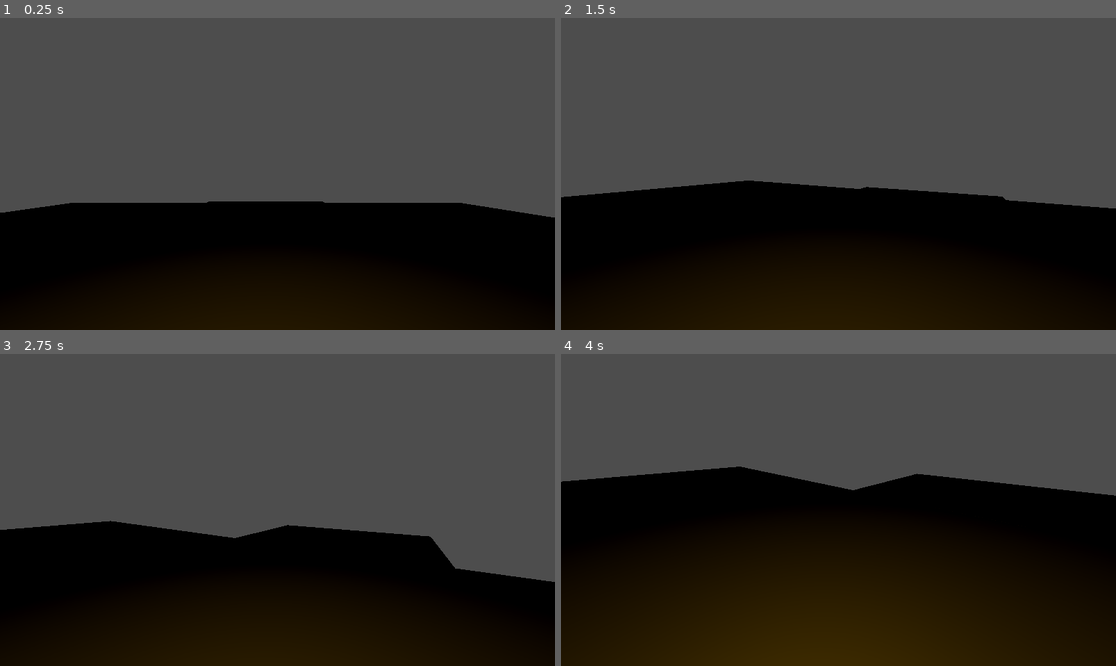
Above: before the commit, frames 1-4 (two rows, left to right).
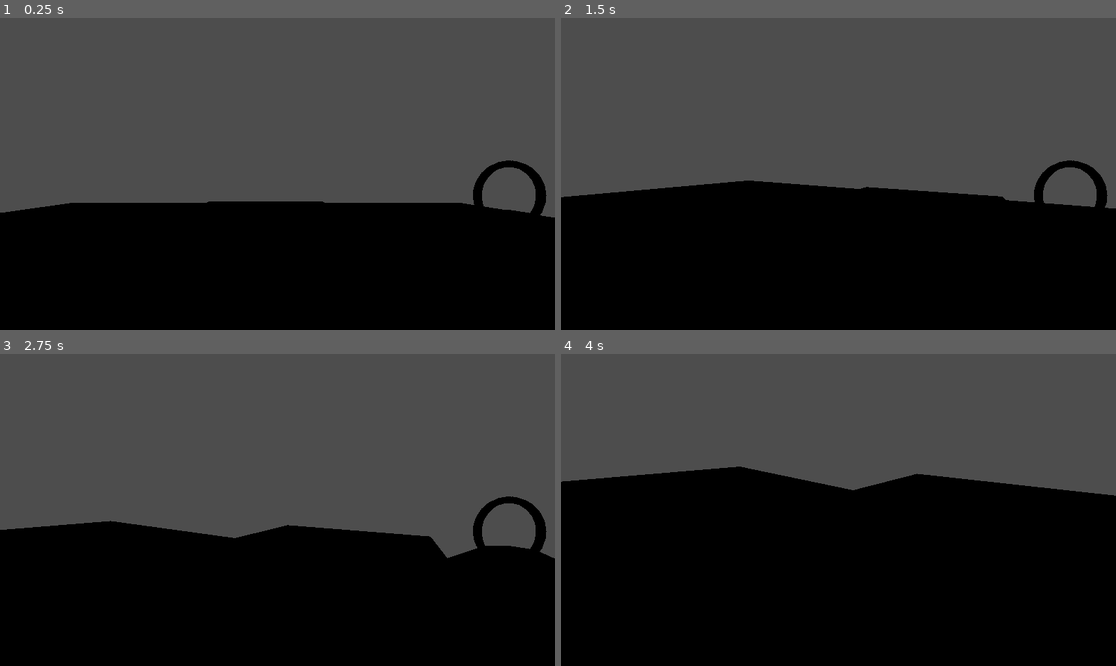
Above: after the commit, the same moments.

Repository: yawutheawu/CodingProjects
Game: Godot game, scene res://Scenes/HorrorHouse.tscn
The game is run twice, just before and just after one commit, with the same random seed, the same clock (stepped at 60 frames per second) and the same inputs.
Inputs (mouse positions are in pixels of both pictures, inside the frame that each line leads up to):
- Up to frame 1 (0.25 s): no input
- Up to frame 2 (1.5 s): tap Enter (ui_accept) at 0.5, 0.77 s; move the mouse to (960, 158) at 0.52 s; hold Right (ui_right) 0.53-1.28 s; tap Middle mouse button (mouse_middle) at 0.6, 1.35 s; move the mouse to (810, 174) at 1.27 s; hold Up (ui_up) from 1.28 s (still down)
- Up to frame 3 (2.75 s): tap Enter (ui_accept) at 1.52 s; move the mouse to (333, 441) at 2.02 s; release Up (ui_up) at 2.03 s; hold Right (ui_right) from 2.03 s (still down); tap Middle mouse button (mouse_middle) at 2.1 s
- Up to frame 4 (4 s): move the mouse to (832, 516) at 2.77 s; release Right (ui_right) at 2.78 s; hold Up (ui_up) 2.78-3.53 s; tap Middle mouse button (mouse_middle) at 2.85, 3.6 s; tap Enter (ui_accept) at 3.02, 3.77 s; move the mouse to (1005, 556) at 3.52 s; hold Left (ui_left) from 3.53 s (still down)

The runs differ from the first frame. In frame 1, 6.0% of the frame differs, in the area x 16-99%, y 45-100%; in frame 2, 10%; in frame 3, 11%; in frame 4, 29%, in the area x 0-100%, y 61-100%.

Commit message:
This commit was pushed automatically to CodingProjects (Not the best idea)

Diff:
--- /dev/null
+++ b/Gamedev Projects/Godot/horror-game/Assets/Fire/Shaders/fire.tres
@@ -0,0 +1,49 @@
+[gd_resource type="VisualShader" load_steps=4 format=3 uid="uid://drcbdl7biglvc"]
+
+[sub_resource type="VisualShaderNodeTexture2DParameter" id="VisualShaderNodeTexture2DParameter_ea6wi"]
+parameter_name = "Texture2DParameter"
+
+[sub_resource type="VisualShaderNodeTexture" id="VisualShaderNodeTexture_edm1a"]
+source = 5
+
+[sub_resource type="VisualShaderNodeVectorDecompose" id="VisualShaderNodeVectorDecompose_xu4h6"]
+default_input_values = [0, Quaternion(0, 0, 0, 0)]
+op_type = 2
+
+[resource]
+code = "shader_type spatial;
+render_mode blend_mix, depth_draw_opaque, cull_back, diffuse_lambert, specular_schlick_ggx;
+
+uniform sampler2D Texture2DParameter;
+
+
+
+void fragment() {
+	vec4 n_out3p0;
+// Texture2D:3
+	n_out3p0 = texture(Texture2DParameter, UV);
+
+
+// VectorDecompose:4
+	float n_out4p0 = n_out3p0.x;
+	float n_out4p1 = n_out3p0.y;
+	float n_out4p2 = n_out3p0.z;
+	float n_out4p3 = n_out3p0.w;
+
+
+// Output:0
+	ALBEDO = vec3(n_out3p0.xyz);
+	ALPHA = n_out4p3;
+
+
+}
+"
+graph_offset = Vector2(-173.866, 31.7793)
+nodes/fragment/0/position = Vector2(700, 120)
+nodes/fragment/2/node = SubResource("VisualShaderNodeTexture2DParameter_ea6wi")
+nodes/fragment/2/position = Vector2(-540, 200)
+nodes/fragment/3/node = SubResource("VisualShaderNodeTexture_edm1a")
+nodes/fragment/3/position = Vector2(-160, 400)
+nodes/fragment/4/node = SubResource("VisualShaderNodeVectorDecompose_xu4h6")
+nodes/fragment/4/position = Vector2(160, 520)
+nodes/fragment/connections = PackedInt32Array(2, 0, 3, 2, 3, 0, 0, 0, 3, 0, 4, 0, 4, 3, 0, 1)
--- /dev/null
+++ b/Gamedev Projects/Godot/horror-game/Assets/Lantern/Textures/FlameHolder.tres
@@ -0,0 +1,5 @@
+[gd_resource type="StandardMaterial3D" format=3 uid="uid://dj03ap554jj5i"]
+
+[resource]
+albedo_color = Color(0, 0, 0, 1)
+roughness = 0.75
--- /dev/null
+++ b/Gamedev Projects/Godot/horror-game/Assets/Lantern/Textures/Iron.tres
@@ -0,0 +1,6 @@
+[gd_resource type="StandardMaterial3D" format=3 uid="uid://d3d3x0ujbf6gj"]
+
+[resource]
+albedo_color = Color(0.385493, 0.385493, 0.385492, 1)
+metallic = 1.0
+roughness = 0.45
--- /dev/null
+++ b/Gamedev Projects/Godot/horror-game/Assets/Lantern/Textures/LaqueredWood.tres
@@ -0,0 +1,5 @@
+[gd_resource type="StandardMaterial3D" format=3 uid="uid://dtx8dj6on0gdf"]
+
+[resource]
+albedo_color = Color(0.0779928, 0.0308285, 0.00415543, 1)
+roughness = 0.65
--- /dev/null
+++ b/Gamedev Projects/Godot/horror-game/Assets/Lantern/Textures/Wood.tres
@@ -0,0 +1,5 @@
+[gd_resource type="StandardMaterial3D" format=3 uid="uid://ccx3nnltjnuby"]
+
+[resource]
+albedo_color = Color(0.3327, 0.236471, 0.0624839, 1)
+roughness = 0.85
--- a/Gamedev Projects/Godot/horror-game/Scenes/HorrorHouse.tscn
+++ b/Gamedev Projects/Godot/horror-game/Scenes/HorrorHouse.tscn
@@ -1,6 +1,7 @@
-[gd_scene load_steps=4 format=3 uid="uid://bvhxyn70ou5jr"]
+[gd_scene load_steps=5 format=3 uid="uid://bvhxyn70ou5jr"]
 
 [ext_resource type="PackedScene" uid="uid://y3y1thfwslg5" path="res://Scenes/player.tscn" id="1_xahn0"]
+[ext_resource type="PackedScene" uid="uid://caqpwtsqj6w0t" path="res://Scenes/lantern.tscn" id="2_4uyje"]
 
 [sub_resource type="ConcavePolygonShape3D" id="ConcavePolygonShape3D_xahn0"]
 data = PackedVector3Array(-10, -0.05, 10, -10, -0.05, -10, -10, 0.05, -10, 10, -0.05, -10, -10, -0.05, -10, -10, -0.05, …(464 unchanged characters)…
@@ -66,17 +67,7 @@
 [node name="Player" parent="." instance=ExtResource("1_xahn0")]
 transform = Transform3D(1, 0, 0, 0, 1, 0, 0, 0, 1, 0.182227, 1.04873, -0.00328255)
 
-[node name="OmniLight3D" type="OmniLight3D" parent="Player"]
-transform = Transform3D(1, 0, 0, 0, 1, 0, 0, 0, 1, -0.111279, 0.131399, -0.429959)
-light_color = Color(0.738623, 0.54482, 0.0792085, 1)
-light_energy = 0.51
-light_indirect_energy = 2.469
-light_volumetric_fog_energy = 16.0
-shadow_enabled = true
-shadow_bias = 0.0
-shadow_transmittance_bias = 4.621
-shadow_opacity = 0.76
-shadow_blur = 5.65
-distance_fade_shadow = 0.0
+[node name="Lantern" parent="Player" instance=ExtResource("2_4uyje")]
+transform = Transform3D(-4.37114e-08, 0, 1, 0, 1, 0, -1, 0, -4.37114e-08, 0.368886, 0.312718, -0.585466)
 
 [node name="Lighting" type="Node" parent="."]
--- /dev/null
+++ b/Gamedev Projects/Godot/horror-game/Scenes/lantern.tscn
@@ -0,0 +1,57 @@
+[gd_scene load_steps=10 format=3 uid="uid://caqpwtsqj6w0t"]
+
+[ext_resource type="ArrayMesh" uid="uid://d137n1ast0y8e" path="res://Assets/Lantern/Lantern_Body.obj" id="1_q5ajm"]
+[ext_resource type="Material" uid="uid://dj03ap554jj5i" path="res://Assets/Lantern/Textures/FlameHolder.tres" id="2_vttwc"]
+[ext_resource type="Material" uid="uid://d3d3x0ujbf6gj" path="res://Assets/Lantern/Textures/Iron.tres" id="3_s6onl"]
+[ext_resource type="Material" uid="uid://ccx3nnltjnuby" path="res://Assets/Lantern/Textures/Wood.tres" id="4_bfd3w"]
+[ext_resource type="Material" uid="uid://dtx8dj6on0gdf" path="res://Assets/Lantern/Textures/LaqueredWood.tres" id="5_rh7lw"]
+[ext_resource type="Shader" uid="uid://drcbdl7biglvc" path="res://Assets/Fire/Shaders/fire.tres" id="6_s6onl"]
+
+[sub_resource type="ShaderMaterial" id="ShaderMaterial_bfd3w"]
+render_priority = 0
+shader = ExtResource("6_s6onl")
+
+[sub_resource type="ParticleProcessMaterial" id="ParticleProcessMaterial_vttwc"]
+
+[sub_resource type="QuadMesh" id="QuadMesh_s6onl"]
+
+[node name="Lantern" type="Node3D"]
+
+[node name="LanternBody" type="MeshInstance3D" parent="."]
+transform = Transform3D(1, 0, 0, 0, -4.37114e-08, 1, 0, -1, -4.37114e-08, 0.00282168, -0.00448996, 1.7345e-05)
+mesh = ExtResource("1_q5ajm")
+surface_material_override/0 = ExtResource("2_vttwc")
+surface_material_override/1 = ExtResource("3_s6onl")
+surface_material_override/2 = ExtResource("3_s6onl")
+surface_material_override/3 = ExtResource("3_s6onl")
+surface_material_override/4 = ExtResource("4_bfd3w")
+surface_material_override/5 = ExtResource("4_bfd3w")
+surface_material_override/6 = ExtResource("4_bfd3w")
+surface_material_override/7 = ExtResource("4_bfd3w")
+surface_material_override/8 = ExtResource("4_bfd3w")
+surface_material_override/9 = ExtResource("4_bfd3w")
+surface_material_override/10 = ExtResource("4_bfd3w")
+surface_material_override/11 = ExtResource("4_bfd3w")
+surface_material_override/12 = ExtResource("4_bfd3w")
+surface_material_override/13 = ExtResource("4_bfd3w")
+surface_material_override/14 = ExtResource("4_bfd3w")
+surface_material_override/15 = ExtResource("4_bfd3w")
+surface_material_override/16 = ExtResource("4_bfd3w")
+surface_material_override/17 = ExtResource("4_bfd3w")
+surface_material_override/18 = ExtResource("4_bfd3w")
+surface_material_override/19 = ExtResource("5_rh7lw")
+surface_material_override/20 = ExtResource("5_rh7lw")
+surface_material_override/21 = ExtResource("5_rh7lw")
+surface_material_override/22 = ExtResource("5_rh7lw")
+surface_material_override/23 = ExtResource("4_bfd3w")
+surface_material_override/24 = ExtResource("3_s6onl")
+
+[node name="Particle System" type="Node3D" parent="."]
+
+[node name="Flame" type="GPUParticles3D" parent="Particle System"]
+transform = Transform3D(1, 0, 0, 0, 1, 0, 0, 0, 1, 0, 0.0175402, 0)
+material_override = SubResource("ShaderMaterial_bfd3w")
+amount = 1
+lifetime = 5.0
+process_material = SubResource("ParticleProcessMaterial_vttwc")
+draw_pass_1 = SubResource("QuadMesh_s6onl")
Not shown, added: Gamedev Projects/Godot/horror-game/Assets/Fire/Resources.txt
Not shown, added: Gamedev Projects/Godot/horror-game/Assets/Lantern/Lantern_Body.mtl
Not shown, added: Gamedev Projects/Godot/horror-game/Assets/Lantern/Lantern_Body.obj
Not shown, added: Gamedev Projects/Godot/horror-game/Assets/Lantern/Lantern_Body.obj.import
